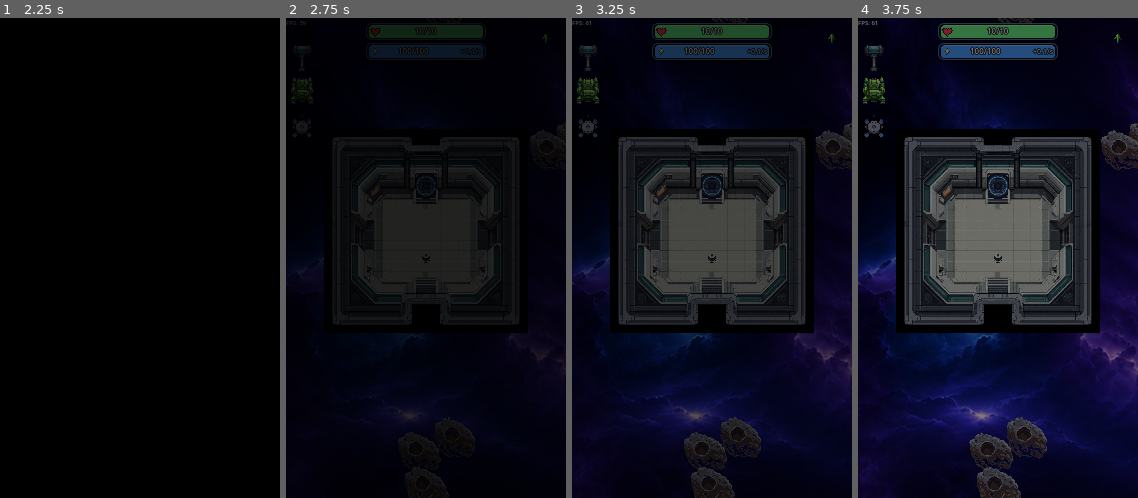
Above: before the commit, frames 1-4 (left to right).
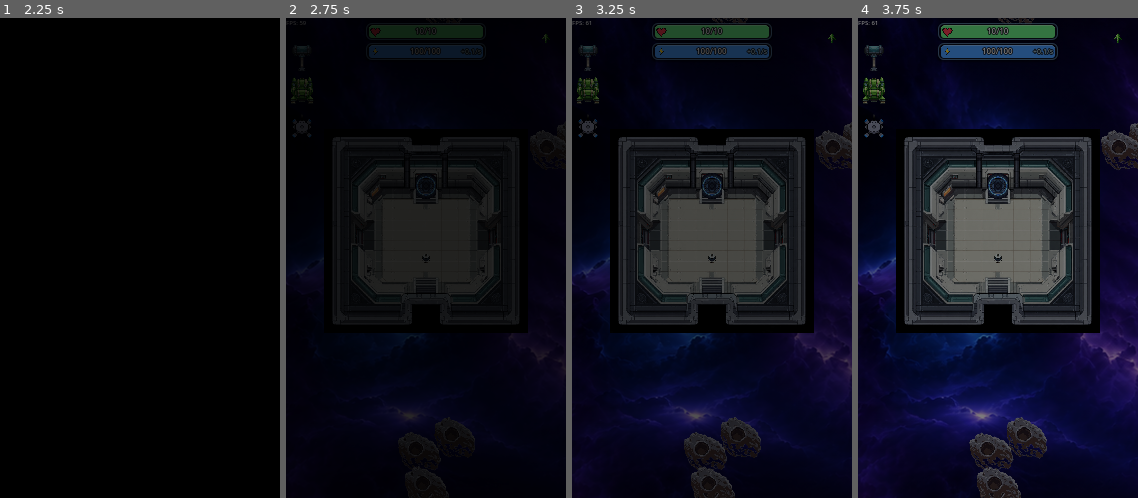
Above: after the commit, the same moments.

Repository: wildane/ShootingStar
Game: Godot game, scene res://scene/main_menu/main_menu.tscn
The game is run twice, just before and just after one commit, with the same random seed, the same clock (stepped at 60 frames per second) and the same inputs.
Inputs (mouse positions are in pixels of both pictures, inside the frame that each line leads up to):
- Up to frame 1 (2.25 s): tap Enter at 0.5, 0.6 s; move the mouse to (201, 234) at 0.52 s; hold Right 0.53-1.25 s; click (201, 234) at 0.67 s; tap Space at 0.77 s; drag from (84, 282) to (126, 354) at 1.27 s; move the mouse to (140, 186) at 2.02 s; hold Right from 2.03 s (still down); tap Backspace at 2.1 s; click (140, 186) at 2.17 s
- Up to frame 2 (2.75 s): keep holding Right
- Up to frame 3 (3.25 s): release Right at 2.75 s; drag from (698, 354) to (770, 234) at 2.77 s
- Up to frame 4 (3.75 s): move the mouse to (1082, 330) at 3.52 s; hold Left from 3.53 s (still down); tap Ctrl at 3.6 s

Frame 1 is identical in both runs. In frame 2, less than 0.1% of the frame differs, in the area x 40-56%, y 6-8%; in frame 3, 0.2%; in frame 4, 0.2%.

Commit message:
Tengahkan teks tenaga 100/100 pada bar
🤖 Generated with Codebuff
Co-Authored-By: Codebuff <noreply@codebuff.com>

Diff:
--- a/scene/ui/HpBar.gd
+++ b/scene/ui/HpBar.gd
@@ -225,10 +225,12 @@
 		_teks_kanan.text = kanan
 		_teks_kanan.visible = kanan != ""
 
-	# Teks utama kekal di tengah bar (beri ruang jika ada label kanan)
-	var simpanan := _lebar_teks_kanan(_kanan_semasa)
+	# Teks utama (HP/tenaga) kekal di tengah penuh bar
 	_teks.offset_left = jidar
-	_teks.offset_right = -jidar - simpanan
+	_teks.offset_right = -jidar
+
+	# Kekalkan lebar label kanan dikira (untuk rujukan), tetapi jangan anjak teks utama
+	var _simpan_kanan := _lebar_teks_kanan(_kanan_semasa)
 
 	var nisbah_baru := clampf(nisbah, 0.0, 1.0)
 	if is_equal_approx(nisbah_baru, _nisbah_semasa):
